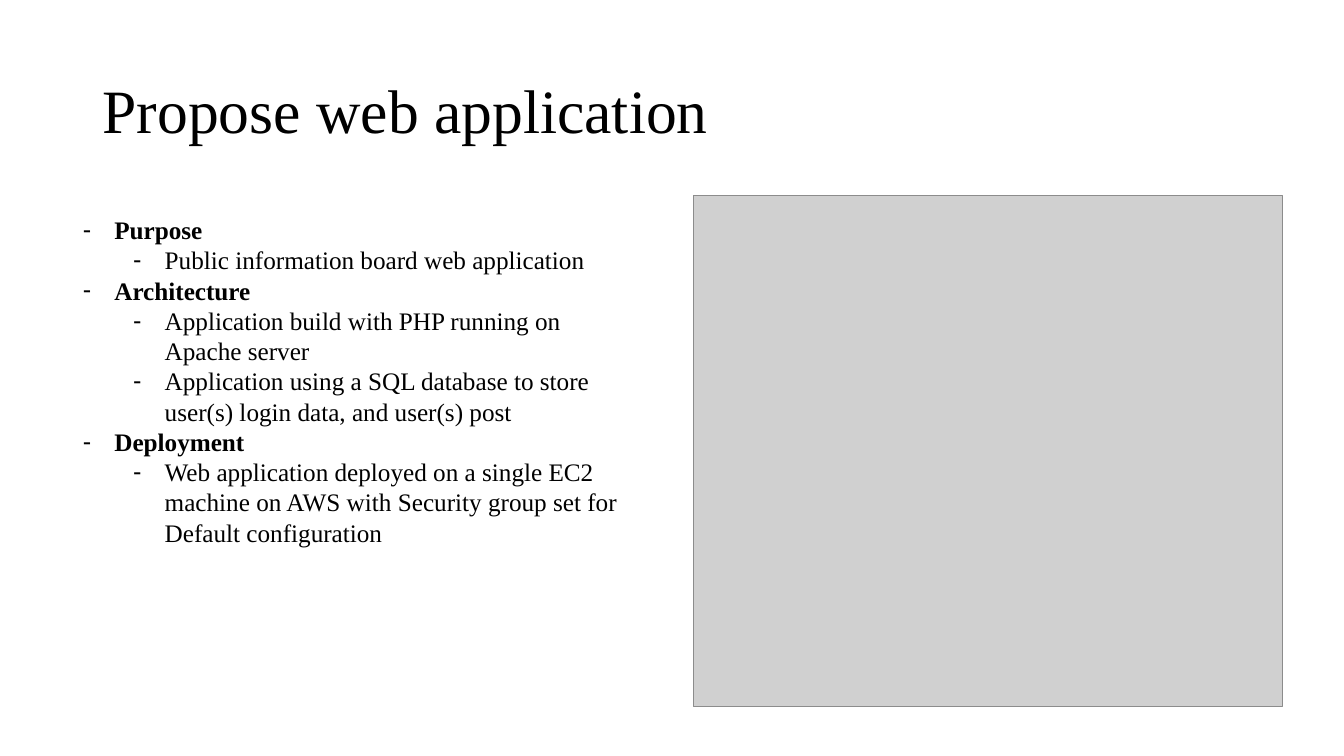
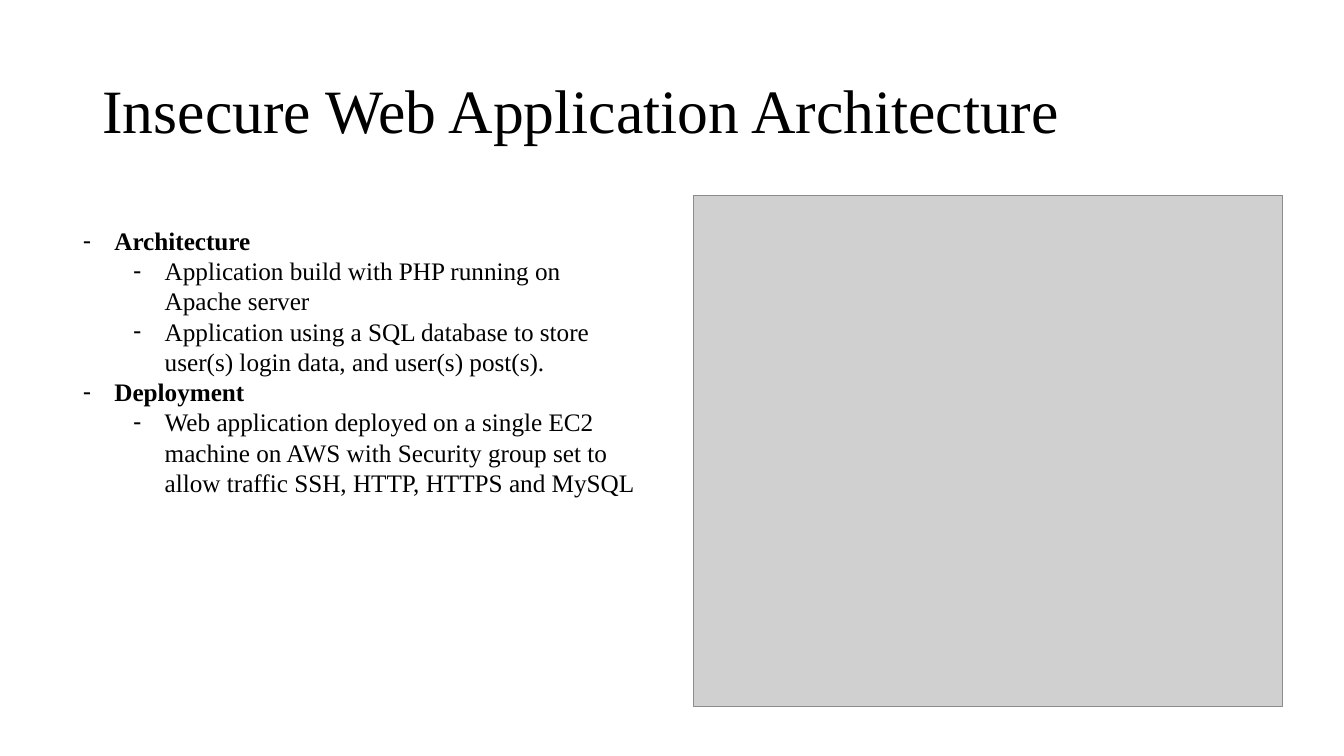
Before and after one commit to LeQA/VPBank-Hackathon, a slide deck: slide 4 of Cloud security challenge.pptm. Drawn at 1344x756 pixels with LibreOffice and Linux fonts; fonts in the diff are those of the drawing; grey boxes stand for pictures. Boxes give left, top, right and bottom in pixels: in the first picture for what was removed or moved away, otherwise in the second. Text is boxed around its words. In the diff, an @@ line names an element or a change of style, - is before the commit and + after.

```diff
--- a/Cloud security challenge.pptm
+++ b/Cloud security challenge.pptm
@@ title at (x1=102, y1=90, x2=1059, y2=144): text changed @@
-Propose web application
+Insecure Web Application Architecture
@@ text "Architecture" moved from (x1=114, y1=222, x2=616, y2=548) to (x1=114, y1=232, x2=635, y2=498) @@
@@ text at (x1=114, y1=222, x2=584, y2=275): paragraphs removed @@
-– Purpose
-  – Public information board web application
@@ text at (x1=165, y1=323, x2=589, y2=377): text changed @@
-  – Application using a SQL database to store user(s) login data, and user(s) post
+  – Application using a SQL database to store user(s) login data, and user(s) post(s).
@@ text at (x1=165, y1=413, x2=635, y2=498): text changed @@
-  – Web application deployed on a single EC2 machine on AWS with Security group set for Default configuration
+  – Web application deployed on a single EC2 machine on AWS with Security group set to allow traffic SSH, HTTP, HTTPS and MySQL
```
Also in this commit, not shown: 13 other slides changed, 4 slides added, 1 slide removed, 1 other file.
